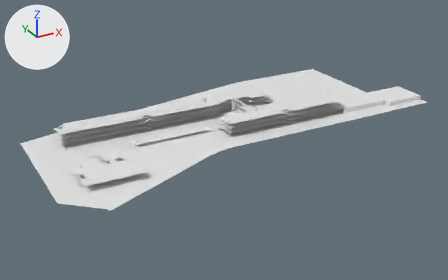
The Blender file Artefakte/Blender/WS2122_ChouliarasBurgdorfWolf_campusGeo_V12.blend as it was, and as the next commit left it.
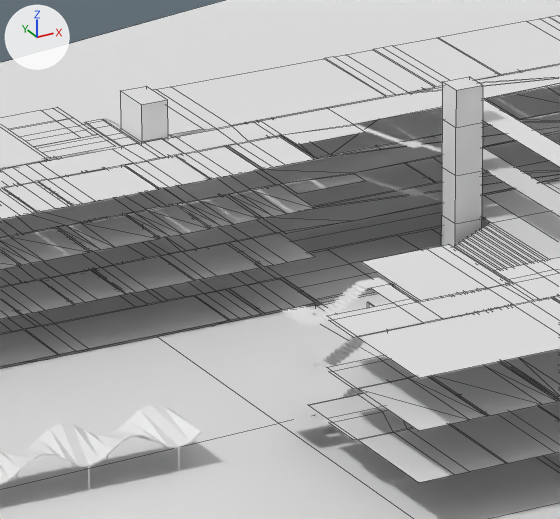
Each version is shown whole from a 50 mm lens placed at (-230.4, -377.0, 166.2), pointed at (-36.1, -23.8, -10.4), then close up on the part from 43% to 54% of the width and 32% to 49% of the height. The axes (+X, +Y, +Z) are drawn at upper left. The lights are the same throughout. The close-ups show mesh edges as thin lines.

In view in the first close-up: '0226_436', '1102_602', '3100_135', '3101_136', '3209_183', 'Aufzug02_00', 'Aufzug02_01', 'Aufzug02_02', 'Aufzug02_03', 'Aufzug03_00', 'Aufzug03_01', 'Aufzug03_02', 'Aufzug03_03', 'Etage_00_Geo', 'Etage_01_Geo', 'Etage_02_Geo', 'Etage_03_Geo', 'Surrounding_CourtStreet', 'Surrounding_MetalThing', 'Surrounding_ParkingLot'.
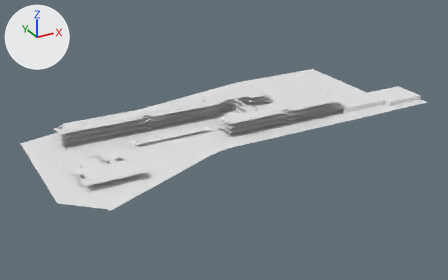
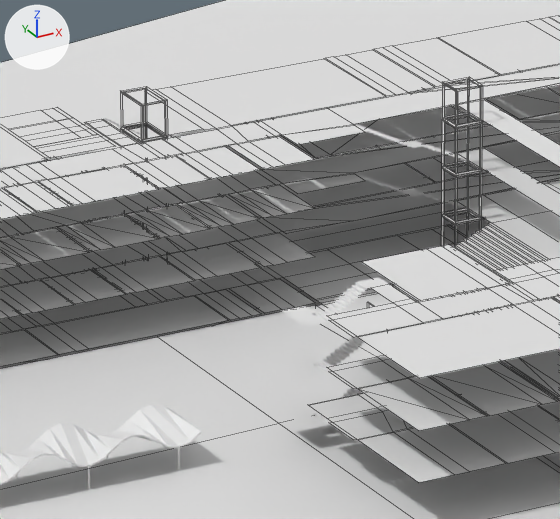
Diff of the bpy script that builds the scene:
```diff
--- a/Artefakte/Blender/WS2122_ChouliarasBurgdorfWolf_campusGeo_V12.blend.py
+++ b/Artefakte/Blender/WS2122_ChouliarasBurgdorfWolf_campusGeo_V12.blend.py
@@ ob_aufzug03_03 @@
 ob_aufzug03_03.scale = (2.1, 2.1, 2.1)
+_m = ob_aufzug03_03.modifiers.new('Wireframe', 'WIREFRAME')
+_m.thickness = 0.1
+_m.offset = -1.0
@@ ob_aufzug03_02 @@
 ob_aufzug03_02.scale = (2.1, 2.1, 2.1)
+_m = ob_aufzug03_02.modifiers.new('Wireframe', 'WIREFRAME')
+_m.thickness = 0.1
+_m.offset = -1.0
@@ ob_aufzug03_01 @@
 ob_aufzug03_01.scale = (2.1, 2.1, 2.1)
+_m = ob_aufzug03_01.modifiers.new('Wireframe', 'WIREFRAME')
+_m.thickness = 0.1
+_m.offset = -1.0
@@ ob_aufzug03_00 @@
 ob_aufzug03_00.scale = (2.1, 2.1, 2.1)
+_m = ob_aufzug03_00.modifiers.new('Wireframe', 'WIREFRAME')
+_m.thickness = 0.1
+_m.offset = -1.0
@@ ob_aufzug02_00 @@
 ob_aufzug02_00.scale = (2.1, 2.1, 2.1)
+_m = ob_aufzug02_00.modifiers.new('Wireframe', 'WIREFRAME')
+_m.thickness = 0.1
+_m.offset = -1.0
@@ ob_aufzug02_03 @@
 ob_aufzug02_03.scale = (2.1, 2.1, 2.1)
+_m = ob_aufzug02_03.modifiers.new('Wireframe', 'WIREFRAME')
+_m.thickness = 0.1
+_m.offset = -1.0
@@ ob_aufzug02_02 @@
 ob_aufzug02_02.scale = (2.1, 2.1, 2.1)
+_m = ob_aufzug02_02.modifiers.new('Wireframe', 'WIREFRAME')
+_m.thickness = 0.1
+_m.offset = -1.0
@@ ob_aufzug02_01 @@
 ob_aufzug02_01.scale = (2.1, 2.1, 2.1)
+_m = ob_aufzug02_01.modifiers.new('Wireframe', 'WIREFRAME')
+_m.thickness = 0.1
+_m.offset = -1.0
```

Pixel boxes (x1, y1, x2, y2) of what changed, in the close-ups (560 x 519 px):
'Aufzug02_03', modifiers changed
    both: (120, 86, 168, 142)
'Aufzug03_02', modifiers changed (9% taller)
    before: (442, 119, 483, 176)
    after: (442, 114, 483, 176)
'Aufzug03_01', modifiers changed
    before: (442, 168, 482, 224)
    after: (442, 163, 482, 224)
'Aufzug03_03', modifiers changed
    both: (442, 77, 483, 127)
'Aufzug03_00', modifiers changed
    before: (441, 216, 482, 247)
    after: (441, 210, 482, 246)
'Aufzug02_02', modifiers changed (8% taller)
    before: (121, 129, 168, 188)
    after: (121, 124, 168, 188)
'Aufzug02_01', modifiers changed
    before: (122, 205, 169, 236)
    after: (122, 174, 169, 236)
'Aufzug02_00', modifiers changed
    before: (124, 254, 169, 263)
    after: (124, 222, 169, 263)
